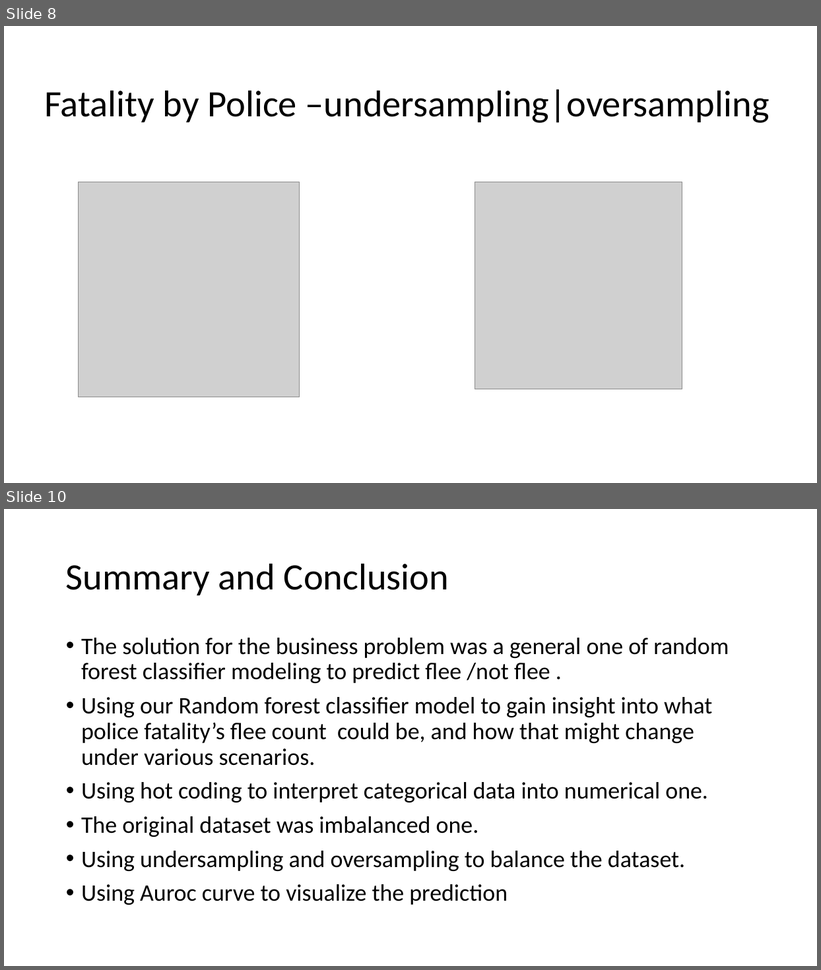
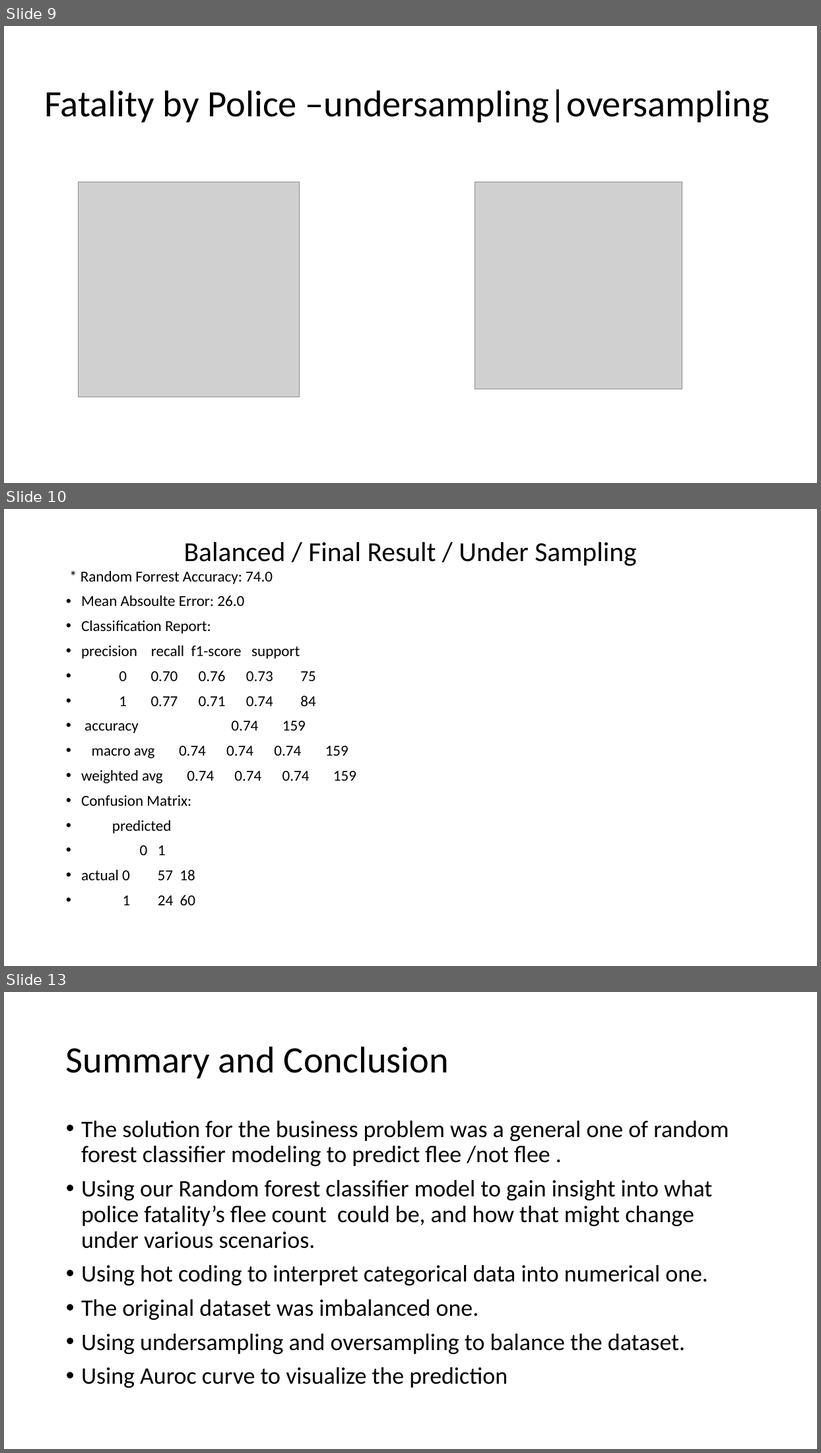
Before and after one commit to soundarya2121/Springboard, a slide deck: Capstone -2 Police Fatality.pptx. Shown one above the other, each under a label of ours: slides 8 and 10 before the commit, slides 9, 10 and 13 after it; the slides between them are not shown. The pictures are 821x970 and 821x1453 pixels, drawn with LibreOffice and Linux fonts; fonts in the diff are those of the drawing; grey boxes stand for pictures. Boxes give left, top, right and bottom in pixels: in the first picture for what was removed or moved away, otherwise in the second. Text is boxed around its words. In the diff, an @@ line names an element or a change of style, - is before the commit and + after.

```diff
--- a/Capstone -2 Police Fatality.pptx
+++ b/Capstone -2 Police Fatality.pptx
@@ slide 10 added at (4,509,817,966), background #FFFFFF @@
@@ title added at (184,542,636,566), 32.4 pt, text #000000 @@
+Balanced / Final Result / Under Sampling
@@ text added at (81,571,356,906), 18 pt, text #000000 @@
+* Random Forrest Accuracy: 74.0
+• Mean Absoulte Error: 26.0
+• Classification Report:
+• precision recall f1-score support
+• 0 0.70 0.76 0.73 75
+• 1 0.77 0.71 0.74 84
+• accuracy 0.74 159
+• macro avg 0.74 0.74 0.74 159
+• weighted avg 0.74 0.74 0.74 159
+• Confusion Matrix:
+• predicted
+• 0 1
+• actual 0 57 18
+• 1 24 60
@@ what was slide 8 is now slide 9 @@
@@ what was slide 10 is now slide 13 @@
```
Also in this commit, not shown: 1 slide changed, 2 other slides added.
